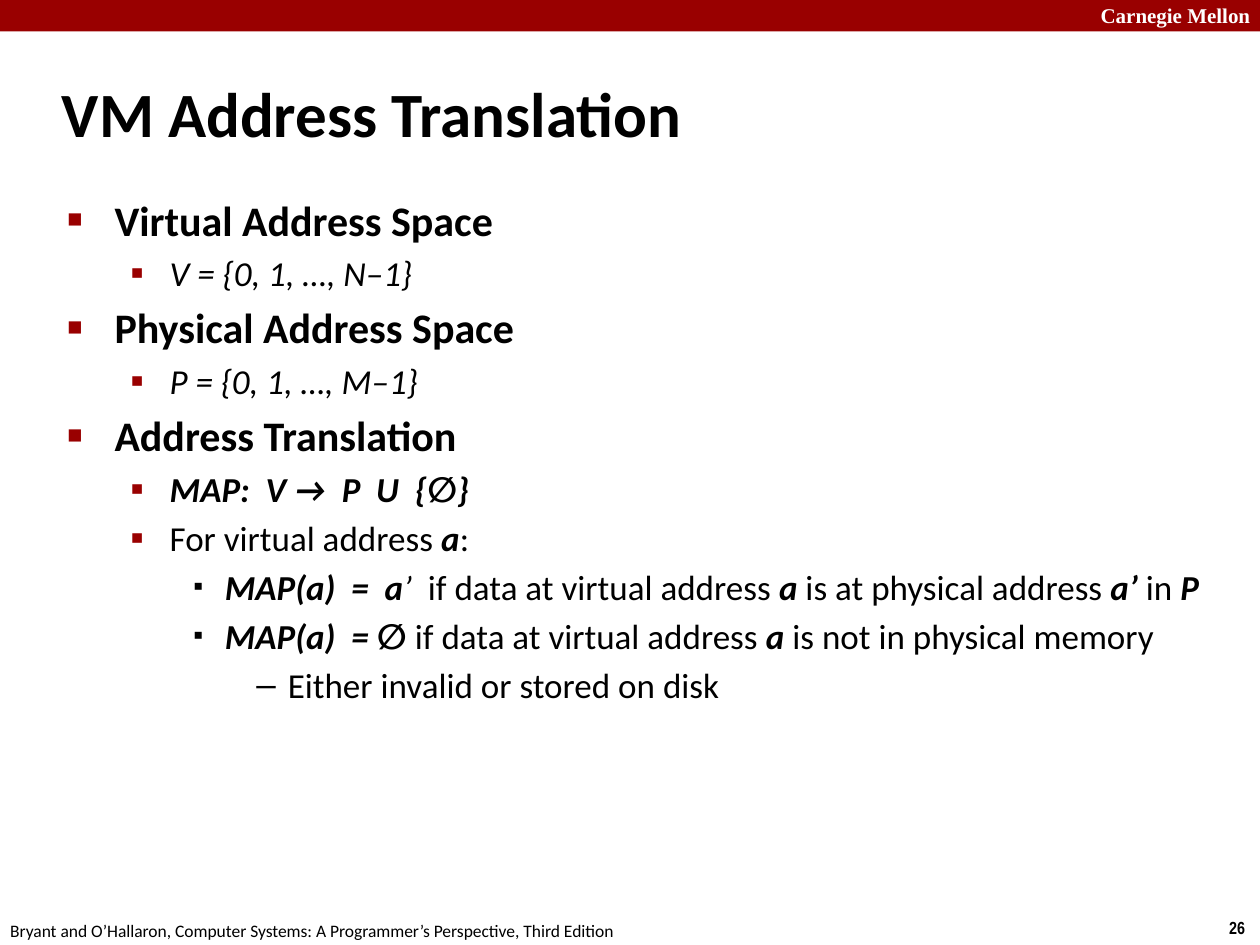
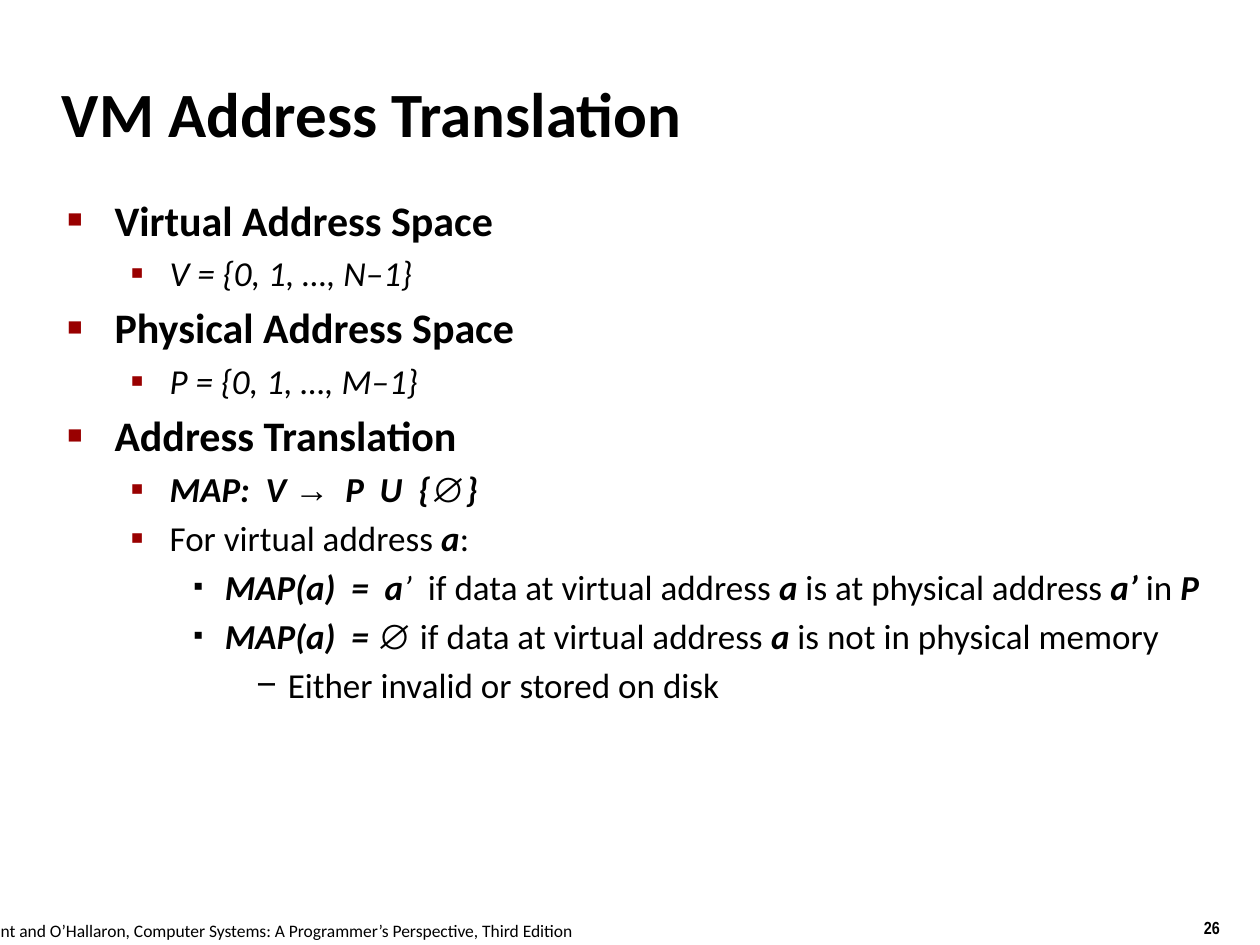
Before and after one commit to tntech-ngin/F24-CSC2770, a slide deck: slide 26 of docs/lectures_source/lectures/originals/17-vm-concepts.pptx. Drawn at 1260x945 pixels with LibreOffice and Linux fonts; fonts in the diff are those of the drawing. Boxes give left, top, right and bottom in pixels: in the first picture for what was removed or moved away, otherwise in the second. Text is boxed around its words. In the diff, an @@ line names an element or a change of style, - is before the commit and + after.

```diff
--- a/docs/lectures_source/lectures/originals/17-vm-concepts.pptx
+++ b/docs/lectures_source/lectures/originals/17-vm-concepts.pptx
@@ rectangle removed at [0, 0, 1260, 32] @@
@@ text removed at [1101, 8, 1250, 28] @@
-Carnegie Mellon
@@ text "Virtual Address Space" at [115, 206, 1199, 699]: font Calibri to Arial in "→ {∅}", "∅"; bullet – to − @@
@@ text "Bryant and O’Hallaron, Computer Systems: ..." rewrapped from [10, 925, 614, 940] to [19, 925, 573, 940] @@
@@ page number: place and size @@
-page number at [1229, 922, 1245, 934]
+page number at [1204, 921, 1220, 934]
```
Also in this commit, not shown: 38 other slides changed, 42 other files.
